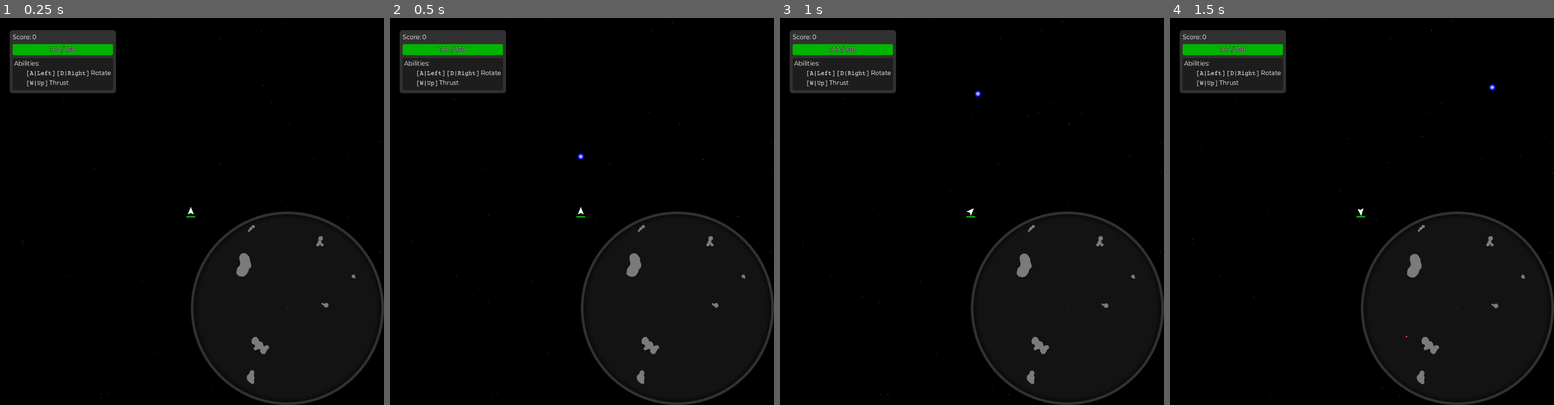
Above: before the commit, frames 1-4 (left to right).
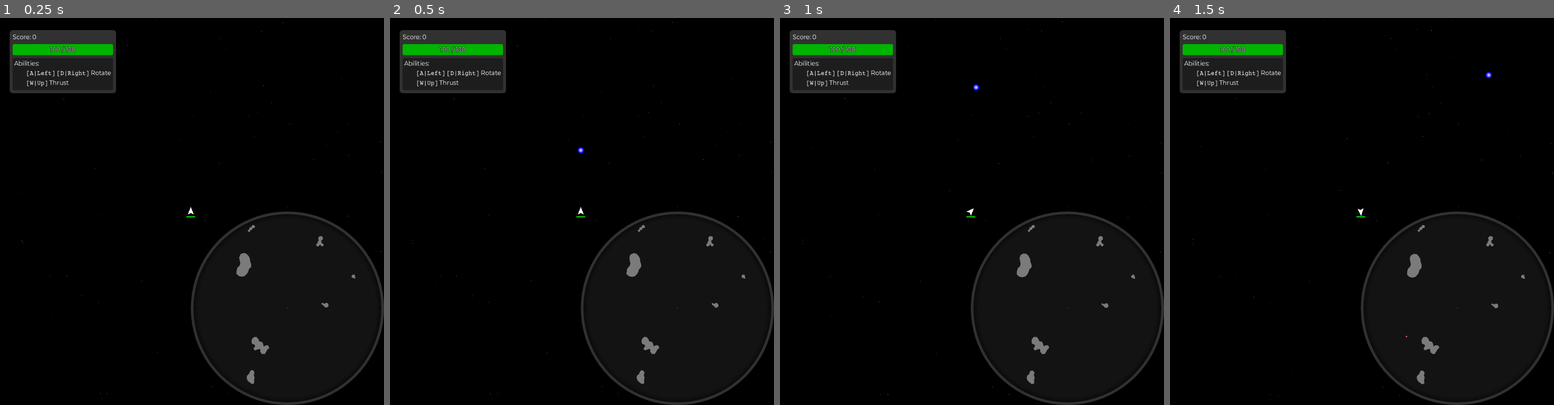
Above: after the commit, the same moments.

Repository: Trantarius/ArcadeGame
Game: Godot game, scene res://main.tscn
Two runs of this game, one before a commit and one after it. Both use one fixed random seed, a clock stepped at 60 frames per second and the inputs below.
Inputs (mouse positions are in pixels of both pictures, inside the frame that each line leads up to):
- Up to frame 1 (0.25 s): no input
- Up to frame 2 (0.5 s): no input
- Up to frame 3 (1 s): tap Enter at 0.5 s; move the mouse to (1056, 192) at 0.52 s; hold D (right) from 0.53 s (still down); tap Space (attack_ability) at 0.6 s; click (1056, 192) at 0.67 s
- Up to frame 4 (1.5 s): release D (right) at 1.25 s; drag from (1285, 230) to (1362, 211) at 1.27 s

Frame 1 is identical in both runs. In frame 2, less than 0.1% of the frame differs, in the area x 48-51%, y 33-37%; in frame 3, less than 0.1%; in frame 4, less than 0.1%, in the area x 82-85%, y 13-19%.

Commit message:
AbilityStatMod

Diff:
--- a/abilities/weapon/light_cannon/light_cannon.gd
+++ b/abilities/weapon/light_cannon/light_cannon.gd
@@ -19,8 +19,11 @@
 func _on_fire_timer_timeout_precise(ago: float) -> void:
 	var proj_count:int = projectile_count.get_value()
 
-	var mpos:Vector2 = get_parent().get_muzzle_position()
-	var mdir:Vector2 = get_parent().get_muzzle_direction()
+	var lin_err:Vector2 = -get_parent().linear_velocity * ago
+	var ang_err:float = -get_parent().angular_velocity * ago
+	var mpos:Vector2 = (get_parent().get_muzzle_position() - get_parent().global_position
+		).rotated(ang_err) + get_parent().global_position + lin_err
+	var mdir:Vector2 = get_parent().get_muzzle_direction().rotated(ang_err)
 
 	var tot_width:float = proj_count * projectile_size.get_value() + (proj_count-1) * projectile_size.get_value() * proj_spacing
 	var p0:Vector2 = mpos - mdir.orthogonal() * (tot_width/2 - projectile_size.get_value()/2)
@@ -34,6 +37,7 @@
 		bullet.source = get_parent()
 		bullet.damage_amount = damage.get_value()
 		bullet.scale = Vector2.ONE * projectile_size.get_value()/8
+		bullet.global_position += bullet.linear_velocity * ago
 		get_tree().current_scene.add_child(bullet)
 
 	fired.emit()
--- a/abilities/weapon/pulse_laser/pulse_laser.gd
+++ b/abilities/weapon/pulse_laser/pulse_laser.gd
@@ -14,8 +14,11 @@
 	$FireTimer.start()
 
 func _on_fire_timer_timeout_precise(ago: float) -> void:
-	var muzzle_pos:Vector2 = get_parent().get_muzzle_position()
-	var muzzle_dir:Vector2 = get_parent().get_muzzle_direction()
+	var lin_err:Vector2 = -get_parent().linear_velocity * ago
+	var ang_err:float = -get_parent().angular_velocity * ago
+	var muzzle_pos:Vector2 = (get_parent().get_muzzle_position() - get_parent().global_position
+		).rotated(ang_err) + get_parent().global_position + lin_err
+	var muzzle_dir:Vector2 = get_parent().get_muzzle_direction().rotated(ang_err)
 
 	$ArcDetector.max_angle = deg_to_rad(auto_aim.get_value())
 	$ArcDetector.max_range = laser_range.get_value()
--- a/abilities/weapon/scatter_gun/scatter_gun.gd
+++ b/abilities/weapon/scatter_gun/scatter_gun.gd
@@ -18,8 +18,11 @@
 func _on_fire_timer_timeout_precise(ago: float) -> void:
 	var proj_count:int = projectile_count.get_value()
 
-	var mpos:Vector2 = get_parent().get_muzzle_position()
-	var mdir:Vector2 = get_parent().get_muzzle_direction()
+	var lin_err:Vector2 = -get_parent().linear_velocity * ago
+	var ang_err:float = -get_parent().angular_velocity * ago
+	var mpos:Vector2 = (get_parent().get_muzzle_position() - get_parent().global_position
+		).rotated(ang_err) + get_parent().global_position + lin_err
+	var mdir:Vector2 = get_parent().get_muzzle_direction().rotated(ang_err)
 
 	var t0:float = -proj_spread if proj_count>1 else 0
 	var dt:float = proj_spread*2/(proj_count-1) if proj_count>1 else 0
@@ -32,6 +35,7 @@
 		bullet.source = get_parent()
 		bullet.damage_amount = damage.get_value()
 		bullet.scale = Vector2.ONE * projectile_size.get_value()/8
+		bullet.global_position += bullet.linear_velocity * ago
 		get_tree().current_scene.add_child(bullet)
 
 	fired.emit()
--- /dev/null
+++ b/classes/AbilityStatMod.gd
@@ -0,0 +1,50 @@
+class_name AbilityStatMod
+extends Node
+
+@export var stat_name:StringName
+@export_enum('pre-add', 'mul', 'add', 'post-mul') var stage:String
+@export var strength:float
+@export_enum('Movement:0','Attack:1','Weapon:2') var ability_type:int
+
+func _enter_tree() -> void:
+	get_parent().new_ability.connect(_on_player_new_ability)
+	if(get_parent().abilities.has(ability_type)):
+		var ability:PlayerAbility = get_parent().abilities[ability_type]
+		if(stat_name in ability && ability.get(stat_name) is Stat):
+			match stage:
+				'pre-add':
+					ability.get(stat_name).pre_add_effects[name]=strength
+				'mul':
+					ability.get(stat_name).mul_effects[name]=strength
+				'add':
+					ability.get(stat_name).add_effects[name]=strength
+				'post-mul':
+					ability.get(stat_name).post_mul_effects[name]=strength
+
+func _exit_tree() -> void:
+	get_parent().new_ability.disconnect(_on_player_new_ability)
+	if(get_parent().abilities.has(ability_type)):
+		var ability:PlayerAbility = get_parent().abilities[ability_type]
+		if(stat_name in ability && ability.get(stat_name) is Stat):
+			match stage:
+				'pre-add':
+					ability.get(stat_name).pre_add_effects.erase(name)
+				'mul':
+					ability.get(stat_name).mul_effects.erase(name)
+				'add':
+					ability.get(stat_name).add_effects.erase(name)
+				'post-mul':
+					ability.get(stat_name).post_mul_effects.erase(name)
+
+
+func _on_player_new_ability(ability:PlayerAbility)->void:
+	if(ability.type==ability_type && stat_name in ability && ability.get(stat_name) is Stat):
+		match stage:
+			'pre-add':
+				ability.get(stat_name).pre_add_effects[name]=strength
+			'mul':
+				ability.get(stat_name).mul_effects[name]=strength
+			'add':
+				ability.get(stat_name).add_effects[name]=strength
+			'post-mul':
+				ability.get(stat_name).post_mul_effects[name]=strength
--- a/main_test.tscn
+++ b/main_test.tscn
@@ -1,6 +1,7 @@
-[gd_scene load_steps=25 format=3 uid="uid://dgi2i2rcpew0f"]
+[gd_scene load_steps=26 format=3 uid="uid://dgi2i2rcpew0f"]
 
 [ext_resource type="PackedScene" uid="uid://ccgupredk0a3f" path="res://player/player.tscn" id="1_wyqax"]
+[ext_resource type="Script" path="res://classes/AbilityStatMod.gd" id="2_x81yb"]
 [ext_resource type="Script" path="res://enemies/EnemySpawner.gd" id="3_mithn"]
 [ext_resource type="PackedScene" uid="uid://d4epik40543it" path="res://enemies/hornet/hornet.tscn" id="4_rflj1"]
 [ext_resource type="PackedScene" uid="uid://duw4y42hn6e5i" path="res://enemies/broadside/broadside.tscn" id="5_10v5w"]
@@ -28,6 +29,13 @@
 [node name="Main" type="Node"]
 
 [node name="Player" parent="." instance=ExtResource("1_wyqax")]
+
+[node name="AbilityStatMod" type="Node" parent="Player"]
+script = ExtResource("2_x81yb")
+stat_name = &"fire_rate"
+stage = "mul"
+strength = 10.0
+ability_type = 2
 
 [node name="EnemySpawner" type="Node" parent="."]
 script = ExtResource("3_mithn")
